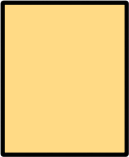
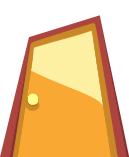
Revision of a layered 129px x 157px image; what changed, layer by layer:
removed layer "Background" over [0, 0, 129, 157]
removed layer "Layer 2" over [0, 0, 129, 157]
added group "Clipping Group 4" with 11 layers over [0, 0, 129, 157]
added group "Clipping Group 10" with 2 layers in group "Clipping Group 4" over [0, 64, 64, 128]
added layer "Mask Layer" (1st of 4, in "Clipping Group 4" › "Clipping Group 10") in group "Clipping Group 10" over [0, 64, 64, 128]
added layer "Mask Layer" (2nd of 4, in "Clipping Group 4" › "Clipping Group 10") in group "Clipping Group 10" over [0, 64, 64, 128]
added group "Clipping Group 7" with 3 layers in group "Clipping Group 4" over [0, 0, 129, 157]
added layer "Mask Layer" (3rd of 4, in "Clipping Group 4" › "Clipping Group 7") in group "Clipping Group 7" over [0, 0, 128, 157]
added layer "Layer 11" in group "Clipping Group 7" over [0, 0, 129, 128]
added layer "Layer 5" in group "Clipping Group 7" over [0, 0, 129, 157]
added group "Clipping Group 12" with 3 layers in group "Clipping Group 4" over [0, 0, 129, 157]
added layer "Layer 13" in group "Clipping Group 12" over [64, 0, 128, 128]
added layer "Mask Layer" (4th of 4, in "Clipping Group 4" › "Clipping Group 12") in group "Clipping Group 12" over [0, 0, 129, 157]
added layer "Layer 3" in group "Clipping Group 12" over [0, 0, 129, 157]
